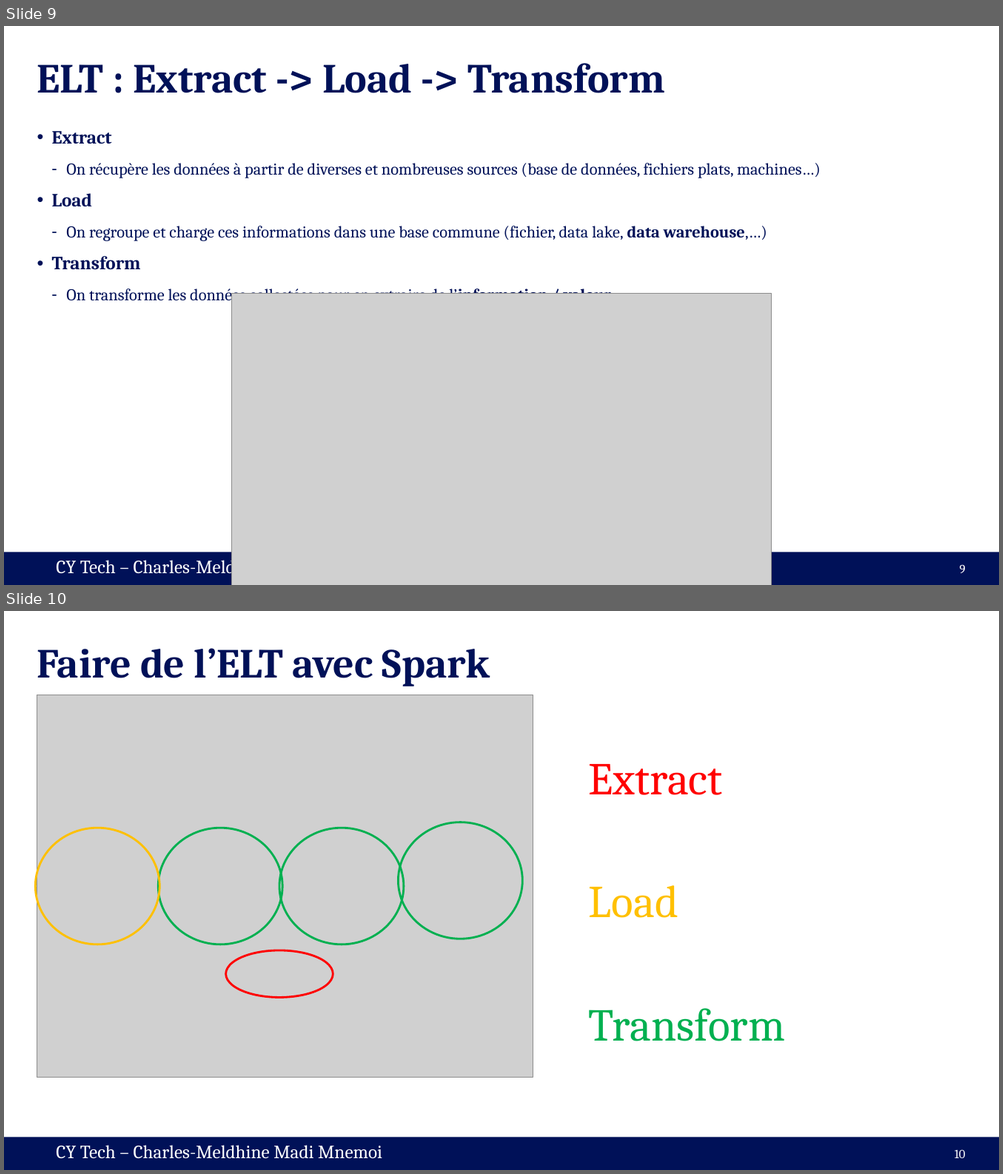
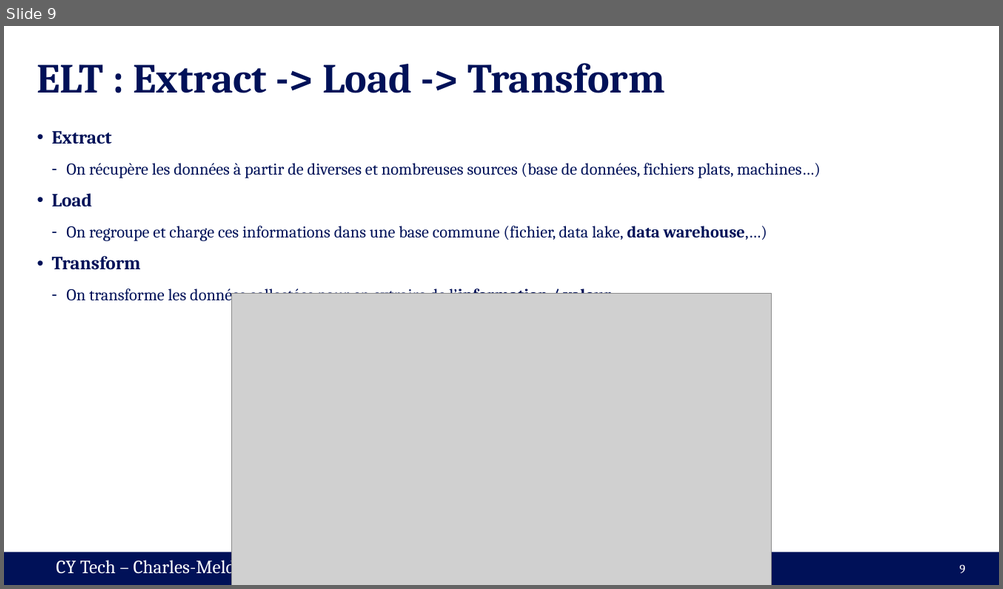
Before and after one commit to cmnemoi/cytech_sparks, a slide deck: presentation.pptx. Shown one above the other, each under a label of ours: slides 9 and 10 before the commit, slide 9 after it. The pictures are 1003x1174 and 1003x589 pixels, drawn with LibreOffice and Linux fonts; fonts in the diff are those of the drawing; grey boxes stand for pictures. Boxes give left, top, right and bottom in pixels: in the first picture for what was removed or moved away, otherwise in the second. Text is boxed around its words. In the diff, an @@ line names an element or a change of style, - is before the commit and + after.

```diff
--- a/presentation.pptx
+++ b/presentation.pptx
@@ slide 10 removed at <box>4,611,999,1170</box>, background #FFFFFF; not listed: 2 template elements that a slide beside it also shows @@
@@ title removed at <box>37,648,490,686</box> @@
-Faire de l’ELT avec Spark
@@ picture removed at <box>37,695,532,1077</box> @@
@@ text removed at <box>589,764,785,1042</box> @@
-  Extract
-  Load
-  Transform
@@ ellipse removed at <box>35,828,160,944</box> @@
@@ ellipse removed at <box>159,828,283,944</box> @@
@@ ellipse removed at <box>279,828,404,944</box> @@
@@ ellipse removed at <box>398,822,522,938</box> @@
@@ ellipse removed at <box>225,950,333,997</box> @@
@@ page number removed at <box>954,1150,965,1159</box> @@
-10
```
Also in this commit, not shown: 6 slides changed.
